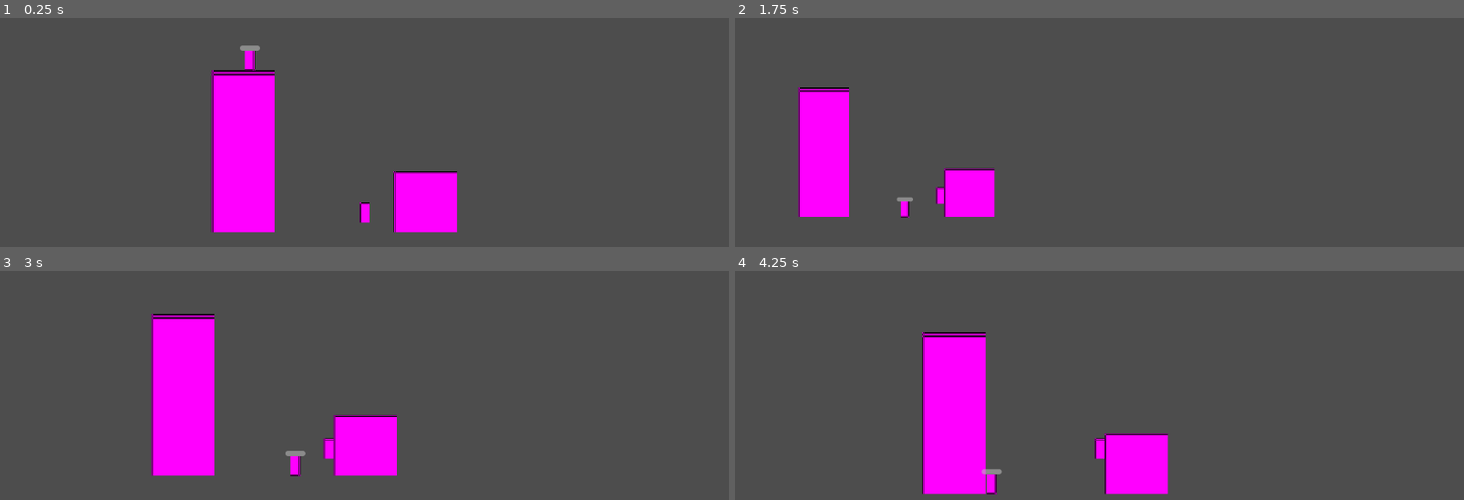
Above: before the commit, frames 1-4 (two rows, left to right).
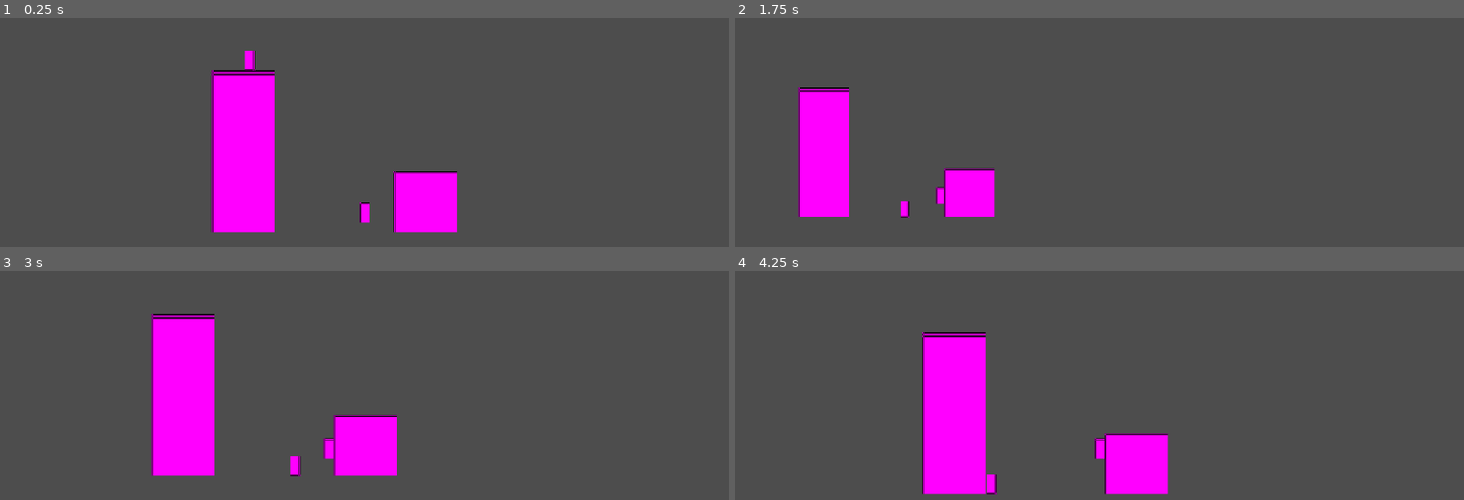
Above: after the commit, the same moments.

Repository: INV-matt/GMTK-game-jam
Game: Godot game, scene res://Main/main.tscn
The game is run twice, just before and just after one commit, with the same random seed, the same clock (stepped at 60 frames per second) and the same inputs.
Inputs:
- Up to frame 1 (0.25 s): no input
- Up to frame 2 (1.75 s): hold E (pl_dash) 0.53-1.28 s; hold D (pl_right) from 0.53 s (still down); tap Space (pl_jump) at 0.77, 1.52 s; tap Tab (pl_scout) at 1.35 s
- Up to frame 3 (3 s): release D (pl_right) at 2.03 s; hold A (pl_left) 2.03-2.78 s; hold E (pl_dash) 2.03-2.78 s; hold D (pl_right) from 2.78 s (still down); tap Tab (pl_scout) at 2.85 s
- Up to frame 4 (4.25 s): keep holding D (pl_right); tap Space (pl_jump) at 3.02, 3.77 s; hold E (pl_dash) from 3.53 s (still down)

The runs differ from the first frame. In frame 1, less than 0.1% of the frame differs, in the area x 32-36%, y 11-15%; in frame 2, less than 0.1%; in frame 3, less than 0.1%; in frame 4, less than 0.1%.

Commit message:
Added support for healthbar to be hidden when at 100% hp

Diff:
--- a/Components/Health/health_component.gd
+++ b/Components/Health/health_component.gd
@@ -2,26 +2,39 @@
 
 class_name HealthComponent
 
+## I do not think you need an explanation for this one
 @export var MaxHealth = 100
+
+## Whether to destroy the parent when health reaches 0
 @export var DestroyOnNoHealth = false
+
+## The ProgressBar to use to display heath
 @export var DisplayHealthBar: ProgressBar
 
+## If this is true then the healthbar will always be shown, otherwise it will be show if not at 100% hp
+@export var AlwaysShow = false
+
 var health: int
+
+func _updateBar() :
+  if DisplayHealthBar :
+    DisplayHealthBar.value = health
+    DisplayHealthBar.visible = health < MaxHealth or AlwaysShow
 
 func _ready() -> void:
   health = MaxHealth
 
   if DisplayHealthBar :
     DisplayHealthBar.max_value = MaxHealth
-    DisplayHealthBar.value = health
-    DisplayHealthBar.visible = true
+
+  _updateBar()
 
 signal death
 signal damaged
 
 func doDamage(amt: int) :
   health -= amt
-  DisplayHealthBar.value = health
+  _updateBar()
 
   if health == 0 :
     emit_signal("death")
--- a/Player/player.tscn
+++ b/Player/player.tscn
@@ -1,7 +1,8 @@
-[gd_scene load_steps=5 format=3 uid="uid://cnv1i1bs5daa0"]
+[gd_scene load_steps=6 format=3 uid="uid://cnv1i1bs5daa0"]
 
 [ext_resource type="Script" uid="uid://cw3ket1027r37" path="res://Player/player.gd" id="1_dynme"]
 [ext_resource type="PackedScene" uid="uid://bgbjkfr7hkkyh" path="res://Powers/Climb Power/climb_power.tscn" id="2_cvnsp"]
+[ext_resource type="Script" uid="uid://b6pxf2yjv2tmg" path="res://Components/Health/health_component.gd" id="3_btcbx"]
 
 [sub_resource type="PlaceholderTexture2D" id="PlaceholderTexture2D_wp0l0"]
 size = Vector2(16, 32)
@@ -21,3 +22,15 @@
 shape = SubResource("CapsuleShape2D_75muk")
 
 [node name="climb_power" parent="." instance=ExtResource("2_cvnsp")]
+
+[node name="healthbar" type="ProgressBar" parent="."]
+offset_left = -16.0
+offset_top = -24.0
+offset_right = 16.0
+offset_bottom = -16.0
+show_percentage = false
+
+[node name="HealthComponent" type="Node" parent="." node_paths=PackedStringArray("DisplayHealthBar")]
+script = ExtResource("3_btcbx")
+DisplayHealthBar = NodePath("../healthbar")
+metadata/_custom_type_script = "uid://b6pxf2yjv2tmg"
